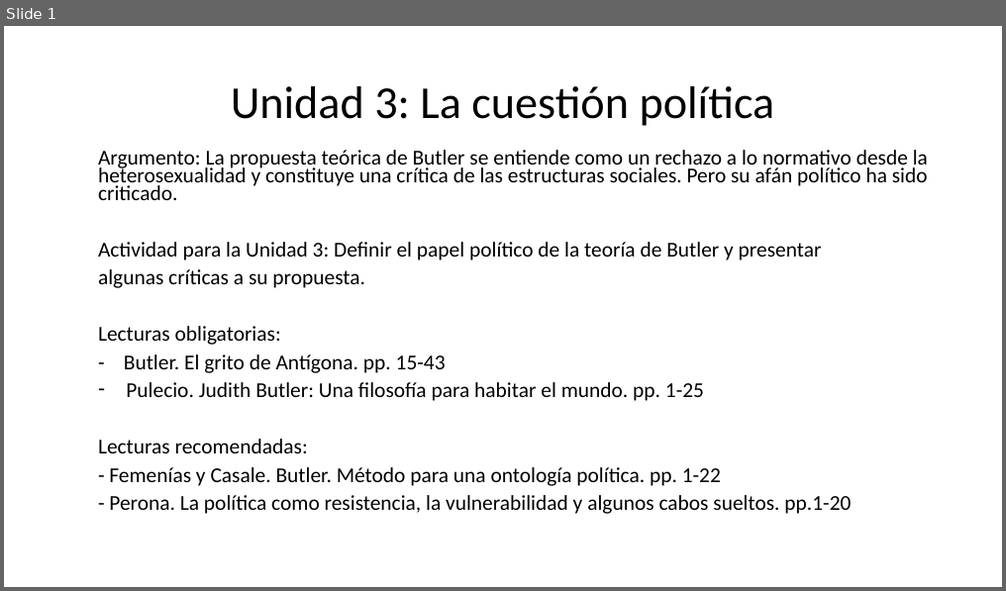
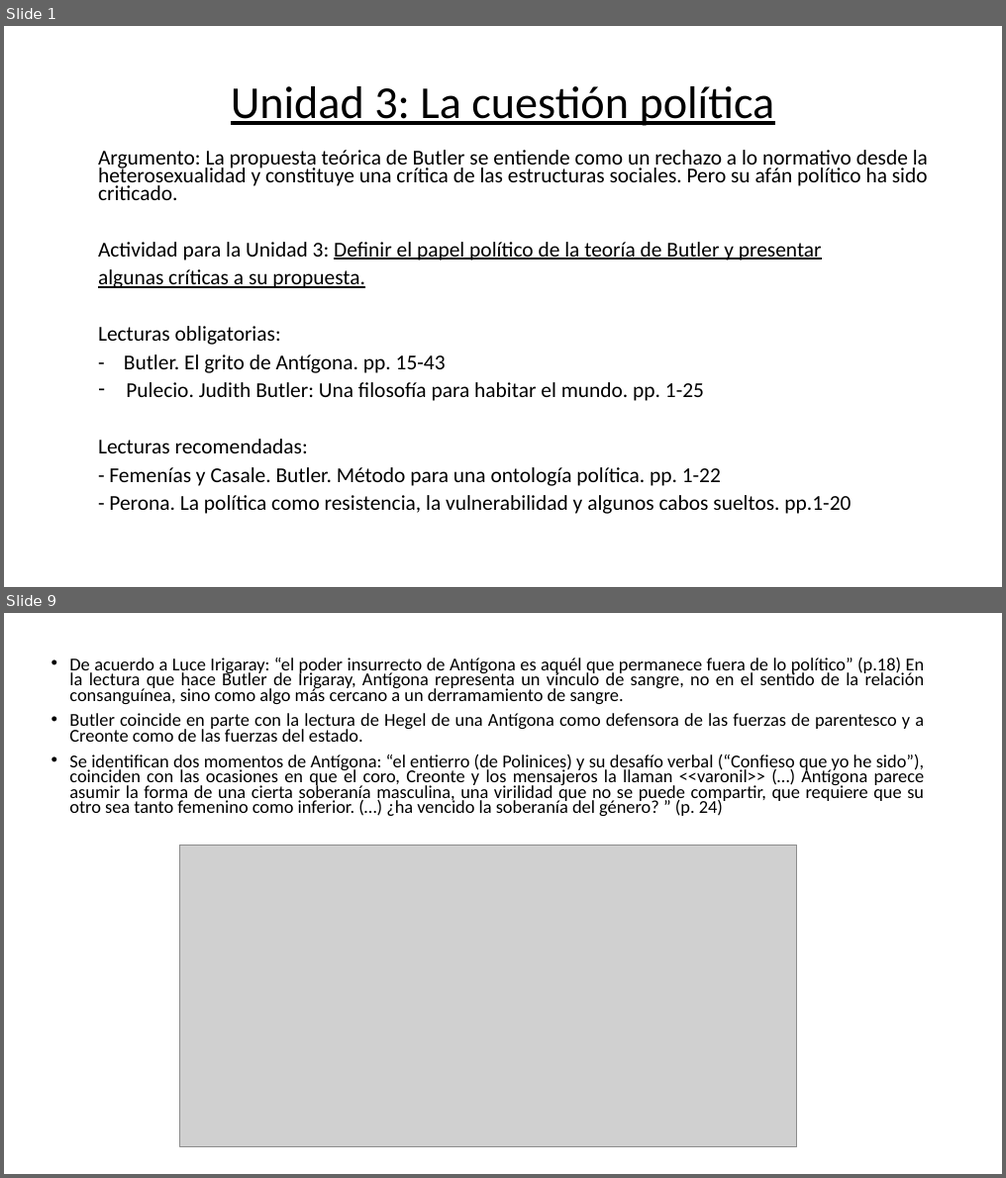
Before and after one commit to zaboltar/zaboltar.github.io, a slide deck: assets uarm/2019 sol-penscri-justfilpol/S E B Ago2019/J Butler UNIDAD 3.pptx. Shown one above the other, each under a label of ours: slide 1 before the commit, slides 1 and 9 after it; the slides between them are not shown. The pictures are 1006x591 and 1006x1178 pixels, drawn with LibreOffice and Linux fonts; fonts in the diff are those of the drawing; grey boxes stand for pictures. Boxes give left, top, right and bottom in pixels: in the first picture for what was removed or moved away, otherwise in the second. Text is boxed around its words. In the diff, an @@ line names an element or a change of style, - is before the commit and + after.

Commit message:
j butler 3

```diff
--- a/assets uarm/2019 sol-penscri-justfilpol/S E B Ago2019/J Butler UNIDAD 3.pptx
+++ b/assets uarm/2019 sol-penscri-justfilpol/S E B Ago2019/J Butler UNIDAD 3.pptx
@@ slide 9 added at (4, 613, 1002, 1174), background #FFFFFF @@
@@ text added at (69, 657, 925, 816), 17.5 pt, text #000000 @@
+• De acuerdo a Luce Irigaray: “el poder insurrecto de Antígona es aquél que permanece fuera de lo político” (p.18) En la lectura que hace Butler de Irigaray, Antígona representa un vínculo de sangre, no en el sentido de la relación consanguínea, sino como algo más cercano a un derramamiento de sangre.
+• Butler coincide en parte con la lectura de Hegel de una Antígona como defensora de las fuerzas de parentesco y a Creonte como de las fuerzas del estado.
+• Se identifican dos momentos de Antígona: “el entierro (de Polinices) y su desafío verbal (“Confieso que yo he sido”), coinciden con las ocasiones en que el coro, Creonte y los mensajeros la llaman <<varonil>> (…) Antígona parece asumir la forma de una cierta soberanía masculina, una virilidad que no se puede compartir, que requiere que su otro sea tanto femenino como inferior. (…) ¿ha vencido la soberanía del género? ” (p. 24)
@@ picture added at (180, 845, 797, 1148) @@
@@ slide 1 changed as well @@
@@ title "Unidad 3: La cuestión política" at (231, 86, 775, 126): underline on @@
@@ subtitle at (98, 242, 822, 288): underline on in "Definir el papel político de la teoría ...", "algunas críticas a su propuesta." @@
```
Also in this commit, not shown: 3 other slides changed, 18 other slides added, 2 slides removed, 3 other files.
